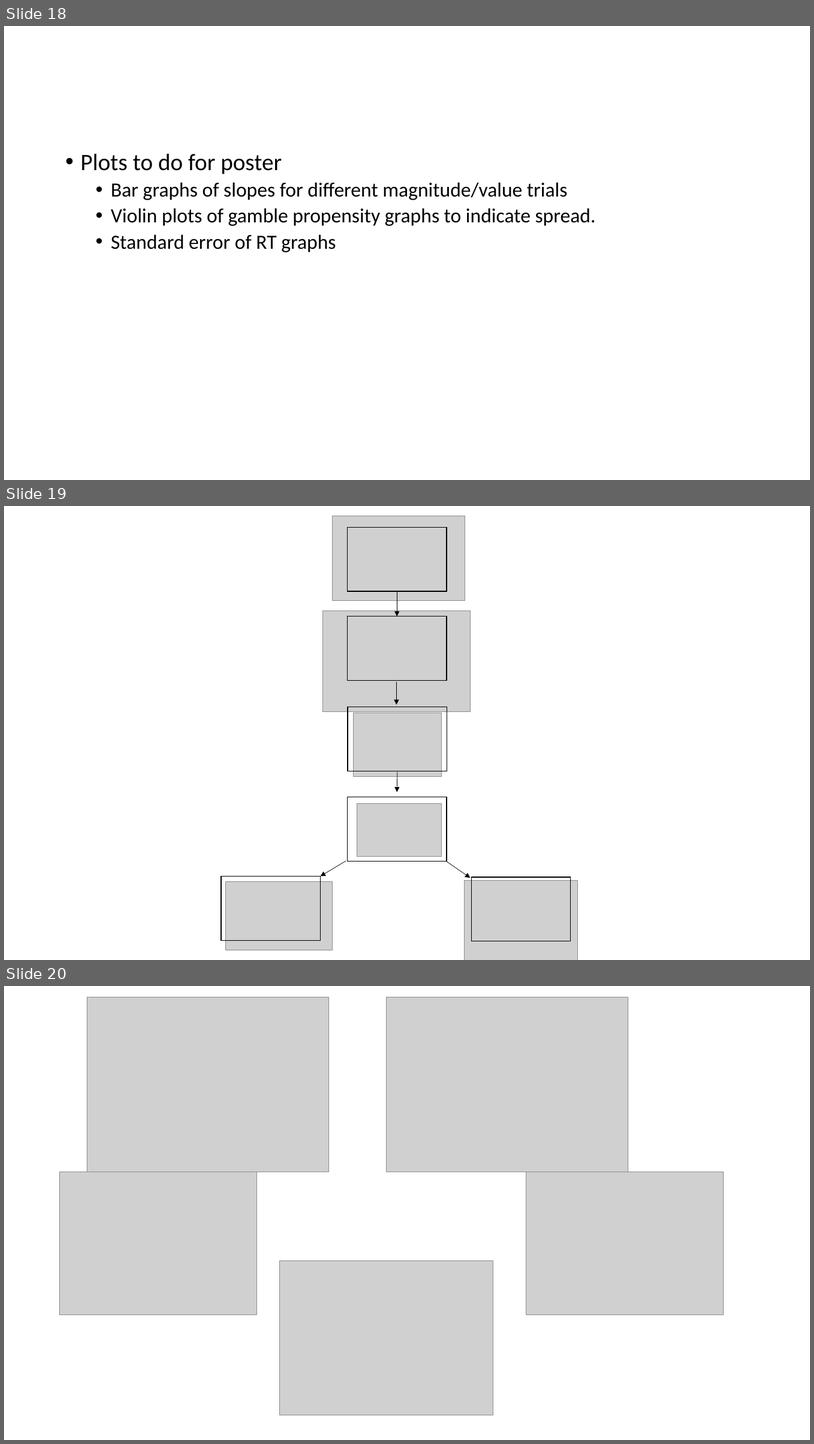
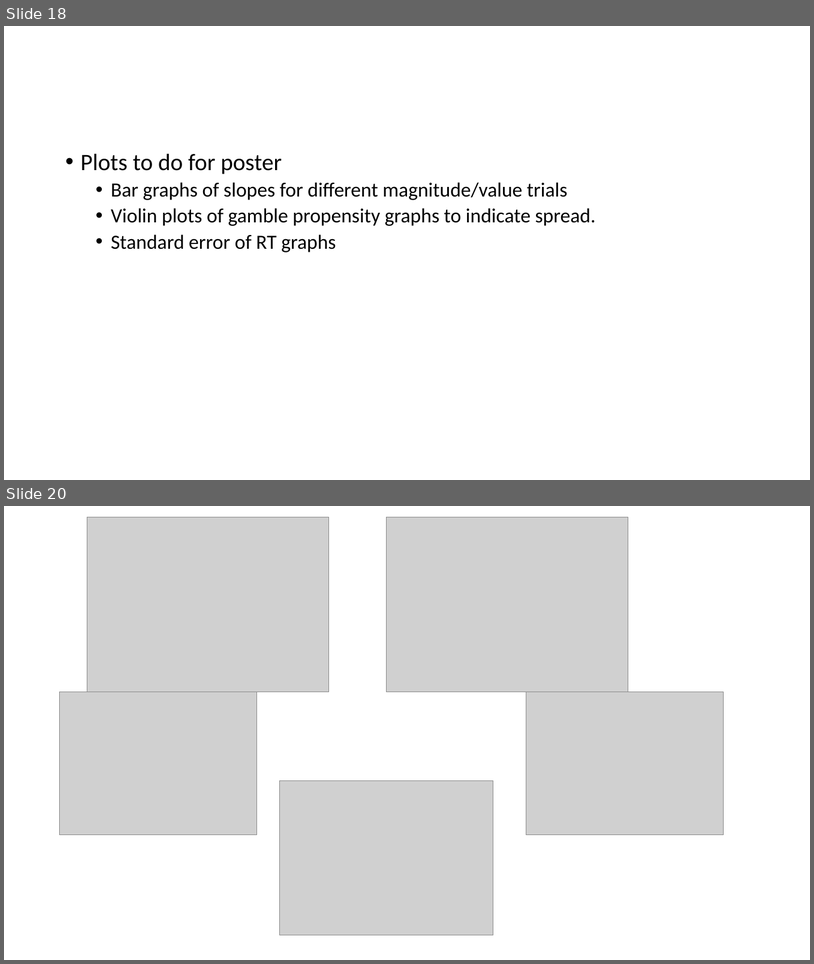
Before and after one commit to gpagnier/rampAnalysis, a slide deck: RampV03Presentation.pptx. Shown one above the other, each under a label of ours: slides 18, 19 and 20 before the commit, slides 18 and 20 after it; the slides between them are not shown. The pictures are 814x1444 and 814x964 pixels, drawn with LibreOffice and Linux fonts; fonts in the diff are those of the drawing; grey boxes stand for pictures. Boxes give left, top, right and bottom in pixels: in the first picture for what was removed or moved away, otherwise in the second. Text is boxed around its words. In the diff, an @@ line names an element or a change of style, - is before the commit and + after.

```diff
--- a/RampV03Presentation.pptx
+++ b/RampV03Presentation.pptx
@@ slide 19 removed at (4,506,810,960), background #FFFFFF @@
@@ picture removed at (332,516,465,601) @@
@@ rectangle removed at (348,527,447,591) @@
@@ arrow removed from (397, 591) to (397, 616) @@
@@ picture removed at (323,610,470,711) @@
@@ rectangle removed at (348,616,447,680) @@
@@ arrow removed from (396, 682) to (396, 705) @@
@@ rectangle removed at (348,707,447,771) @@
@@ picture removed at (354,713,442,777) @@
@@ arrow removed from (398, 772) to (397, 792) @@
@@ rectangle removed at (348,797,447,861) @@
@@ picture removed at (357,804,441,856) @@
@@ arrow removed from (347, 861) to (320, 876) @@
@@ arrow removed from (447, 861) to (470, 877) @@
@@ rectangle removed at (221,876,320,940) @@
@@ picture removed at (226,882,332,949) @@
@@ picture removed at (465,880,578,960) @@
@@ rectangle removed at (471,877,571,941) @@
```
Also in this commit, not shown: 3 slides added, 3 other files.
